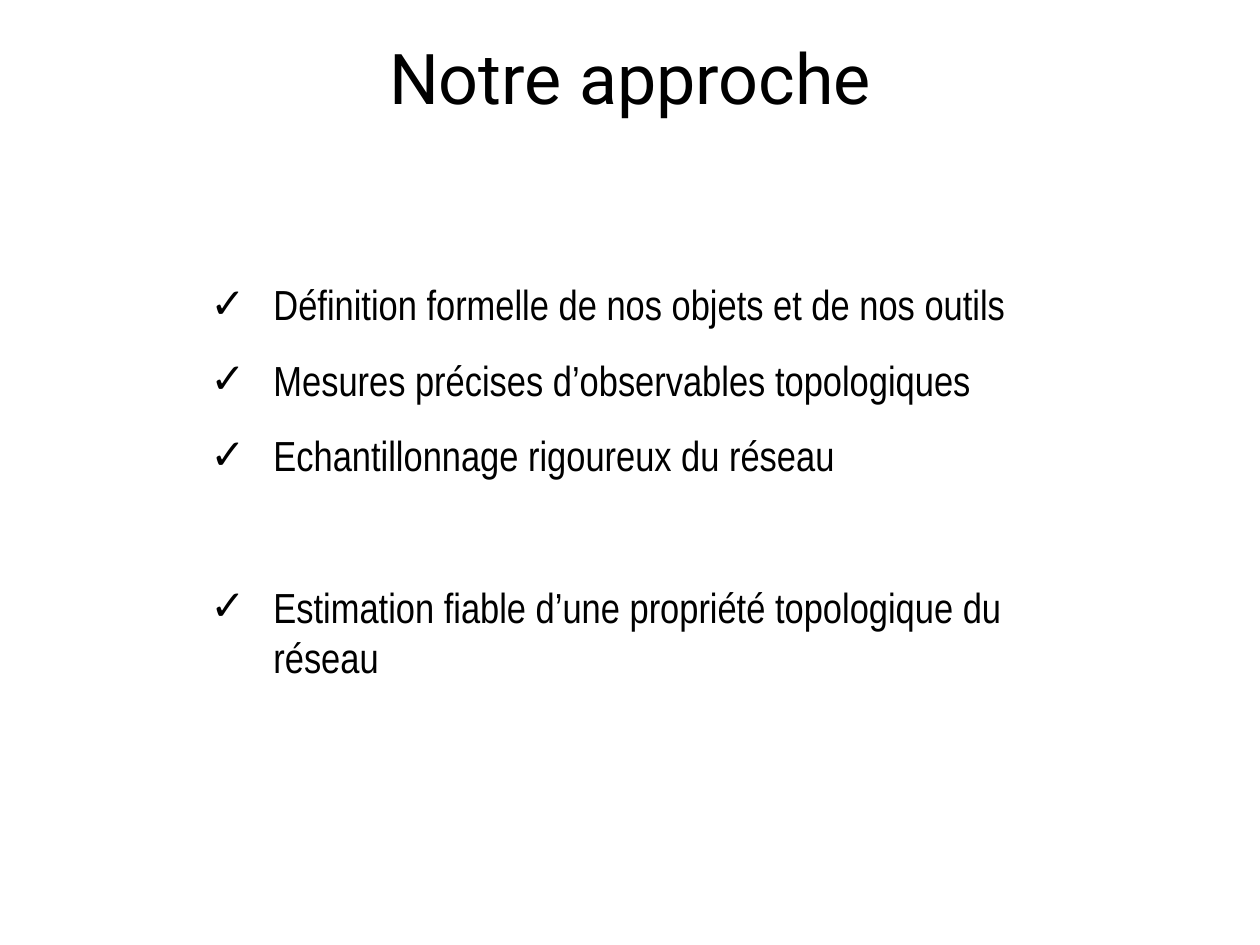
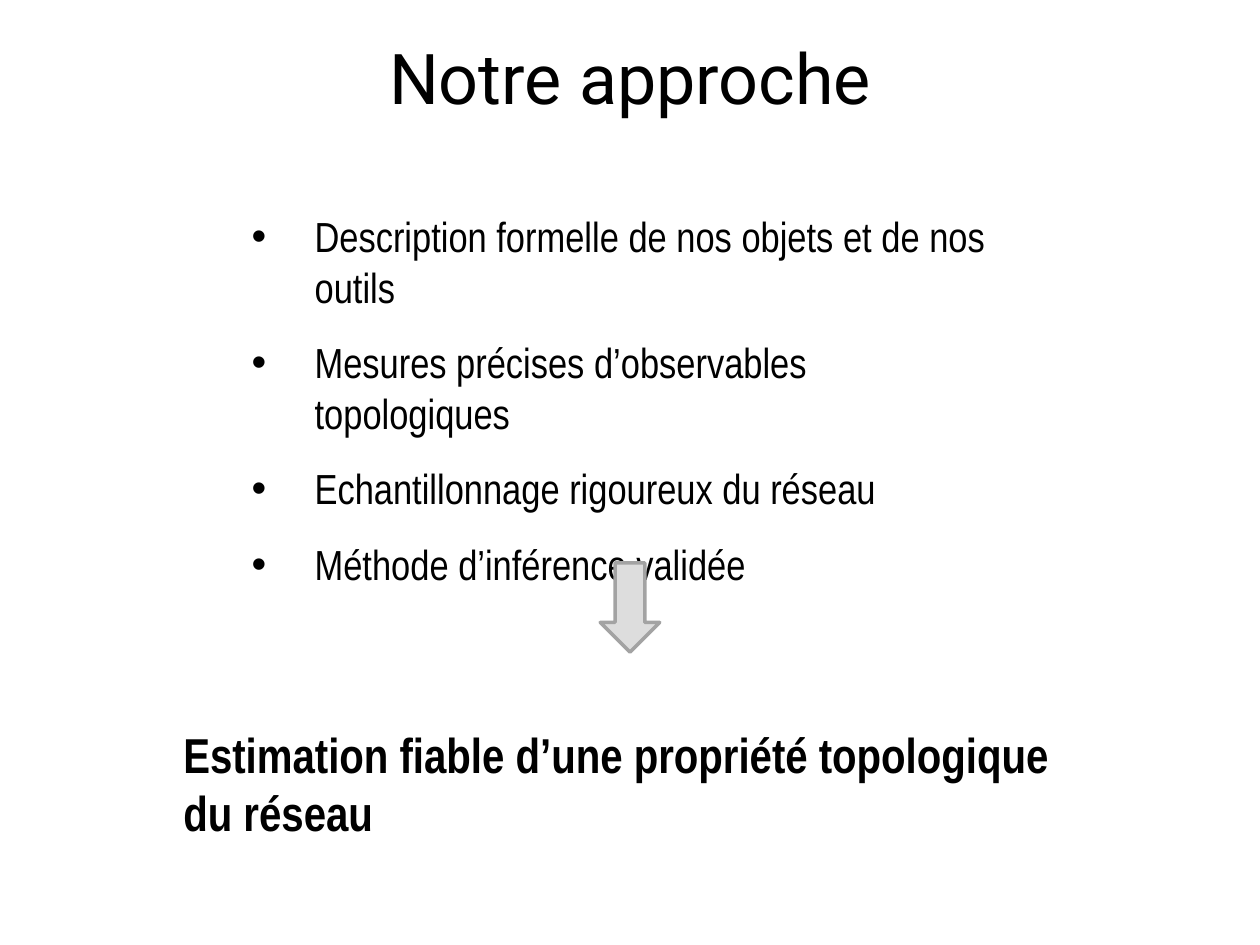
Before and after one commit to elierotenberg/my-thesis, a slide deck: slide 14 of slides.pptx (slide 12 before the commit). Drawn at 1260x945 pixels with LibreOffice and Linux fonts; fonts in the diff are those of the drawing. Boxes give left, top, right and bottom in pixels: in the first picture for what was removed or moved away, otherwise in the second. Text is boxed around its words. In the diff, an @@ line names an element or a change of style, - is before the commit and + after.

```diff
--- a/slides.pptx
+++ b/slides.pptx
@@ text "Description formelle de nos objets ...": place and size @@
-text "Description formelle de nos objets ..." at box(273, 289, 1005, 674)
+text "Description formelle de nos objets ..." at box(315, 221, 985, 589)
@@ text at box(315, 221, 985, 304): text changed @@
-✓ Définition formelle de nos objets et de nos outils
+• Description formelle de nos objets et de nos outils
@@ text at box(315, 347, 875, 513): bullet ✓ to • @@
@@ text at box(315, 549, 745, 589): text changed @@
-✓ Estimation fiable d’une propriété topologique du réseau
+• Méthode d’inférence validée
@@ down arrow added at box(600, 563, 659, 653), fill #DDDDDD, outline #A3A3A3 2 pt @@
@@ text added at box(183, 737, 1049, 832), 28 pt, text #000000, bold @@
+Estimation fiable d’une propriété topologique du réseau
```
Also in this commit, not shown: 2 other slides changed, 12 slides added, 7 other files.
